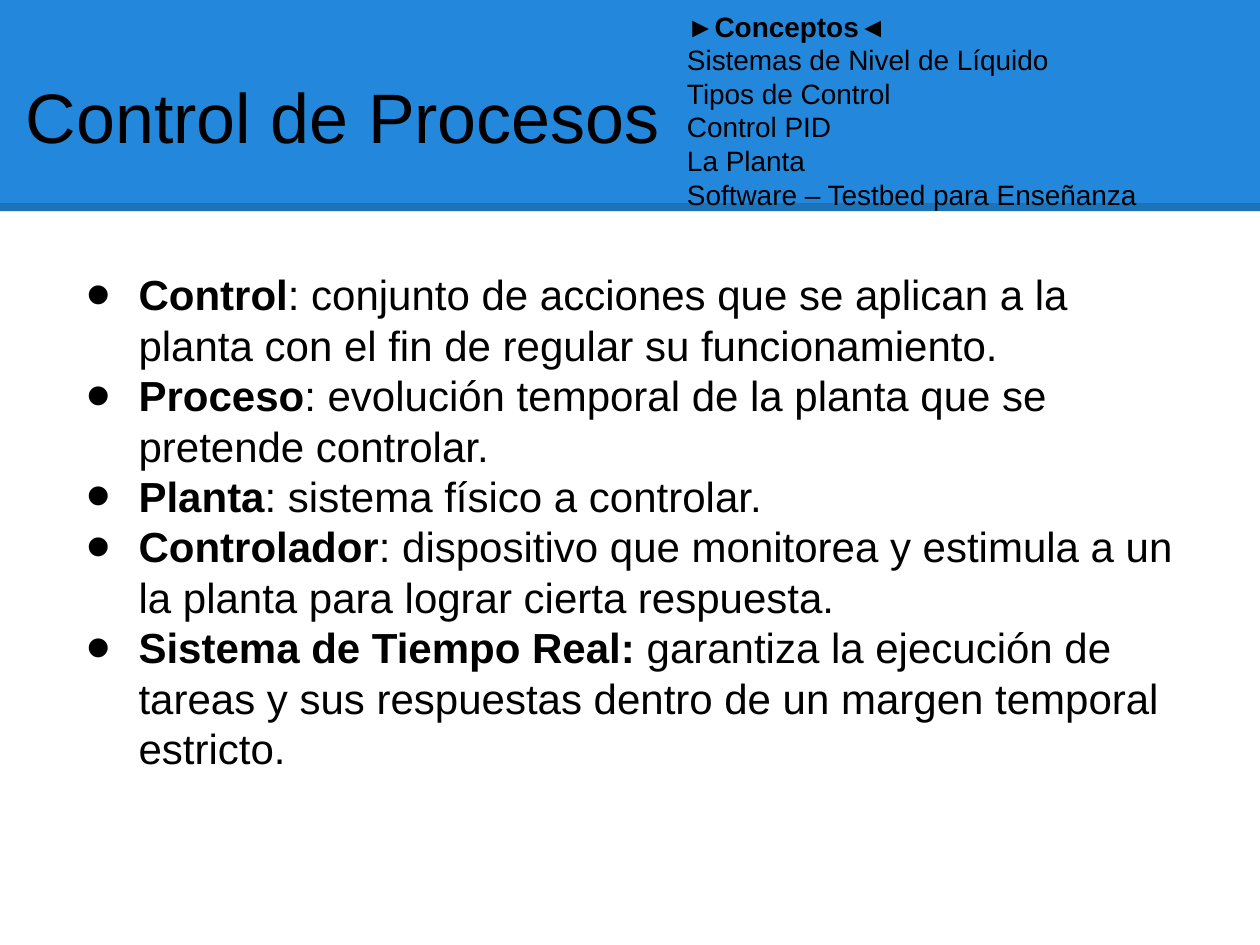
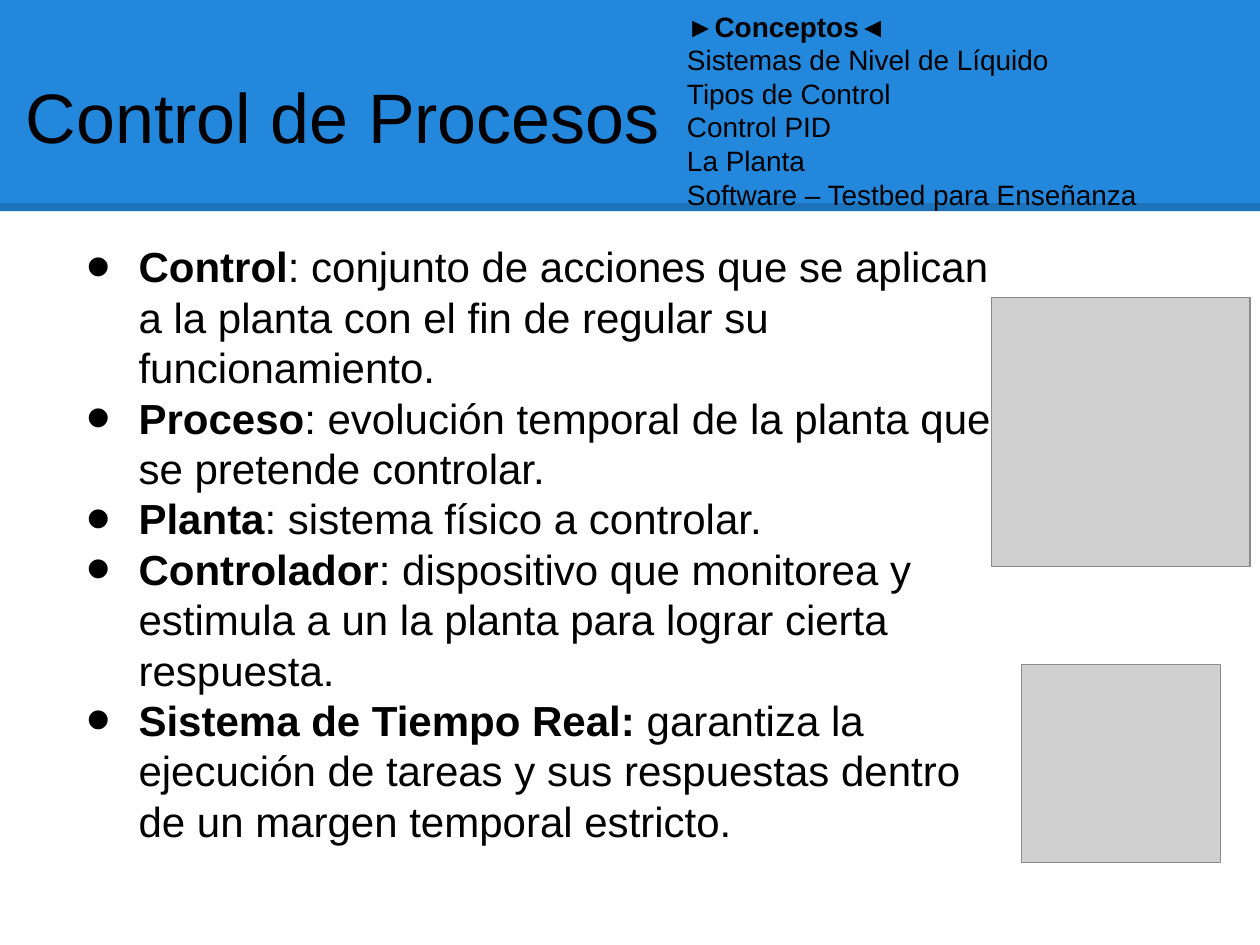
Before and after one commit to pablodroca/testbed-controldeprocesos, a slide deck: slide 3 of doc/Sistema Testbed - Presentacion al Cliente.odp. Drawn at 1260x945 pixels with LibreOffice and Linux fonts; fonts in the diff are those of the drawing; grey boxes stand for pictures. Boxes give left, top, right and bottom in pixels: in the first picture for what was removed or moved away, otherwise in the second. Text is boxed around its words. In the diff, an @@ line names an element or a change of style, - is before the commit and + after.

```diff
--- a/doc/Sistema Testbed - Presentacion al Cliente.odp
+++ b/doc/Sistema Testbed - Presentacion al Cliente.odp
@@ text "Control: conjunto de acciones que ..." rewrapped from [139,279,1173,765] to [139,251,990,845] @@
@@ picture added at [992,297,1250,567] @@
@@ picture added at [1022,665,1220,863] @@
```
Also in this commit, not shown: 6 other slides changed, 2 other files.
